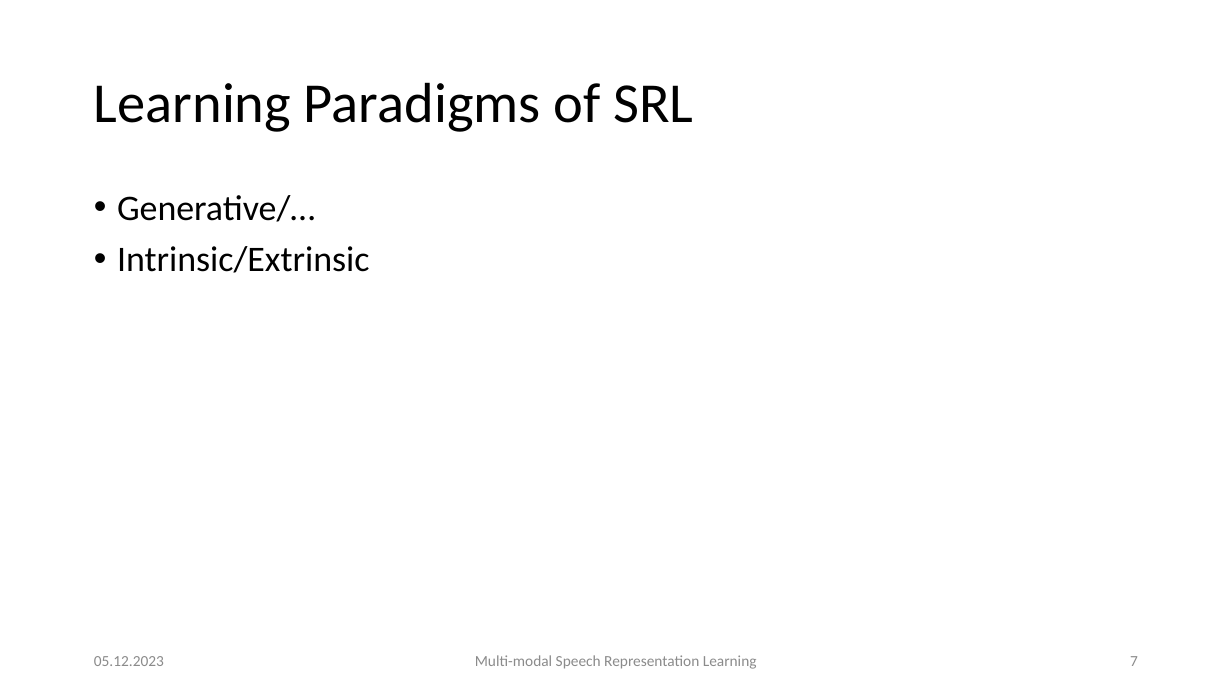
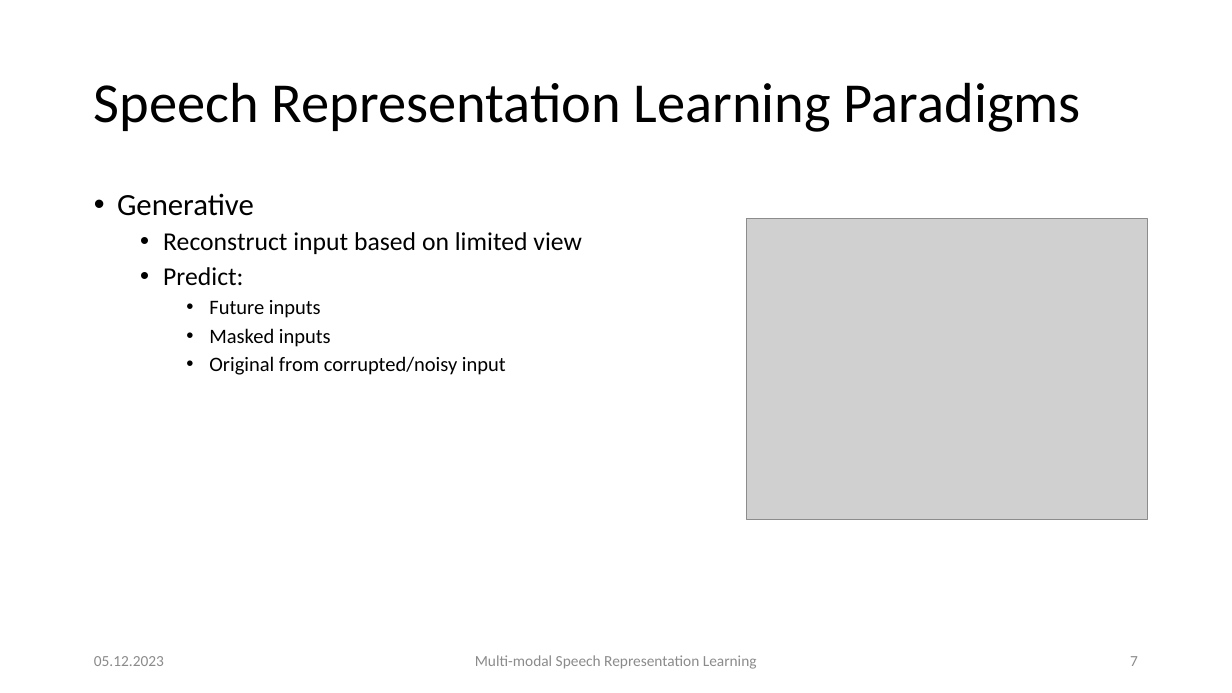
Before and after one commit to carlos-schmidt/nn-seminar, a slide deck: slide 7 of presentation.pptx. Drawn at 1232x693 pixels with LibreOffice and Linux fonts; fonts in the diff are those of the drawing; grey boxes stand for pictures. Boxes give left, top, right and bottom in pixels: in the first picture for what was removed or moved away, otherwise in the second. Text is boxed around its words. In the diff, an @@ line names an element or a change of style, - is before the commit and + after.

```diff
--- a/presentation.pptx
+++ b/presentation.pptx
@@ title at (94, 82, 1081, 132): text changed @@
-Learning Paradigms of SRL
+Speech Representation Learning Paradigms
@@ text at (117, 193, 582, 375): text changed; size 28 to 16 pt @@
-• Generative/…
-• Intrinsic/Extrinsic
+• Generative
+  • Reconstruct input based on limited view
+  • Predict:
+    • Future inputs
+    • Masked inputs
+    • Original from corrupted/noisy input
@@ picture added at (747, 218, 1148, 519) @@
```
Also in this commit, not shown: 19 other slides changed, 5 slides added, 10 other files.
